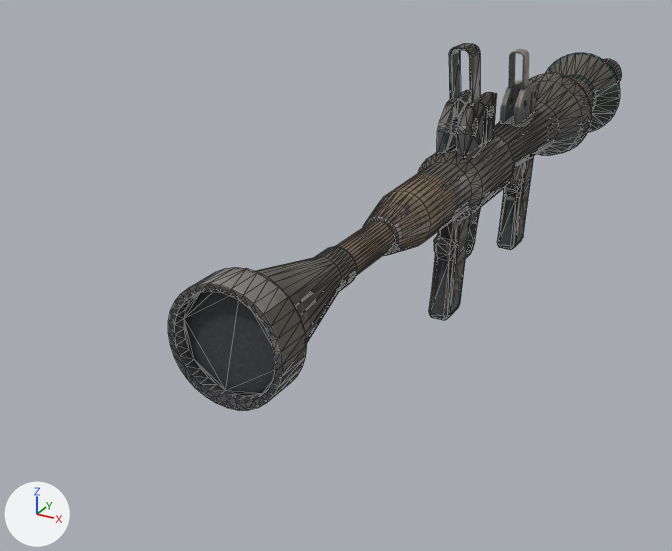
An edit to the glTF model addons/fc_weapons/assets/models/rocket_launcher_alt.glb, drawn before and after from the same camera.
Camera for both pictures: a camera (50 mm lens) standing at (0.382, -0.942, 0.324) and looking at (-0.126, -0.019, -0.138). The axes (+X, +Y, +Z) are drawn at lower left. The lights are the same throughout. The older version comes first. Mesh edges are drawn as thin lines on the coarser meshes. Where no turn or scale is listed for an object, it has been applied to the vertices.

Names of what the first picture shows: 'rocketbullet_low.001', 'rockethaut_low.002', 'rockethaut_low.003', 'rocketlaunchervariant'.
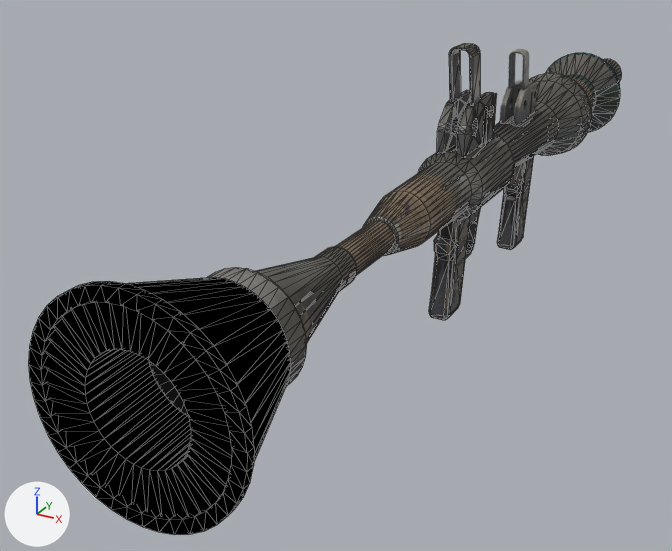
Where the change shows, as pixel boxes (x1, y1, x2, y2) in the pictures (672 x 551 px):
'aw_part_rocket_launcher_alt_part_blued', added
    after: (46, 278, 291, 516)
'aw_part_rocket_launcher_alt_part_steel', added
    after: (28, 281, 254, 535)
'aw_part_rocket_launcher_alt_part_black', added
    after: (149, 361, 188, 416)

The change in detail:
Material 'part_black' (mat_part_black) is new.
Its base color is (0.03, 0.03, 0.032) (dark grey #303032).
Its roughness is 0.55.
Material 'part_steel' (mat_part_steel) is new.
Its base color is (0.3, 0.3, 0.31) (grey #959597).
Its metallic is 1.0.
Its roughness is 0.38.
Material 'part_blued' (mat_part_blued) is new.
Its base color is (0.075, 0.08, 0.09) (dark grey #4d5055).
Its metallic is 1.0.
Its roughness is 0.42.
Mesh me_aw_part_rocket_launcher_alt_part_black is new.
It is a 32-sided cylinder along y spanning x -0.046..0.046, y -0.462..-0.458, z -0.062..0.03.
It uses material mat_part_black (dark grey #303032).
Mesh me_aw_part_rocket_launcher_alt_part_steel is new.
It has 160 vertices, 320 faces and spans x -0.094..0.094, y -0.535..-0.527, z -0.11..0.078.
It uses material mat_part_steel (grey #959597).
Mesh me_aw_part_rocket_launcher_alt_part_blued is new.
It has 160 vertices, 320 faces and spans x -0.092..0.092, y -0.53..-0.42, z -0.108..0.076.
It uses material mat_part_blued (dark grey #4d5055).
Object 'aw_part_rocket_launcher_alt_part_black' (ob_aw_part_rocket_launcher_alt_part_black) is new; it shows me_aw_part_rocket_launcher_alt_part_black.
Its location is (0.0, 0.0, 0.0).
Object 'aw_part_rocket_launcher_alt_part_steel' (ob_aw_part_rocket_launcher_alt_part_steel) is new; it shows me_aw_part_rocket_launcher_alt_part_steel.
Its location is (0.0, 0.0, 0.0).
Object 'aw_part_rocket_launcher_alt_part_blued' (ob_aw_part_rocket_launcher_alt_part_blued) is new; it shows me_aw_part_rocket_launcher_alt_part_blued.
Its location is (0.0, 0.0, 0.0).
